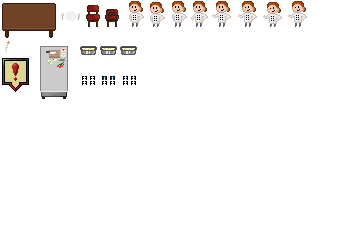
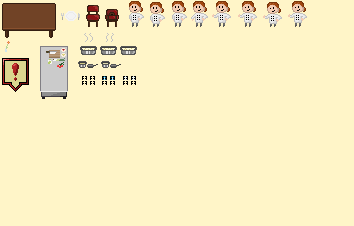
Before/after of a (354, 226) layered artwork. What changed in the layer stack:
added layer "fumes" in group "kitchen" over [84, 33, 114, 42]
added layer "pots" in group "kitchen" over [78, 61, 121, 68]
painted on "giant pot" over [100, 46, 137, 55]
removed layer "giant pot copy 2" from group "kitchen" over [120, 46, 137, 55]
removed layer "giant pot copy" from group "kitchen" over [100, 46, 117, 55]
showed "Background" over [0, 0, 354, 226]
